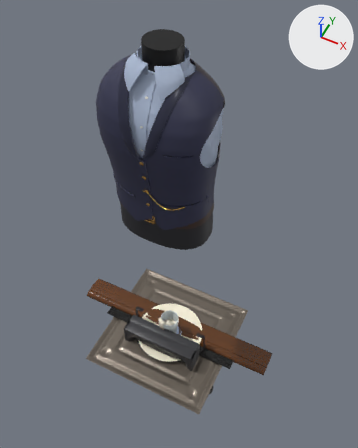
What one commit did to the glTF model assets/models/bar_intro.glb.
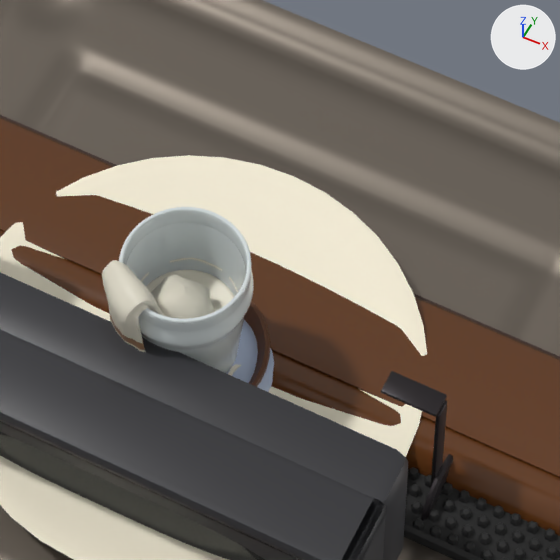
Each version is shown whole from a camera (50 mm lens) standing at (0.606, -1.109, 2.245) and looking at (-0.032, 0.166, 0.651), then close up on the part from 40% to 62% of the width and 63% to 80% of the height. Arrows for +X, +Y and +Z are at upper right; the lights stay in place. The older version's two pictures come first. Vertices at exactly the same position are counted once.

Before the edit, the objects in view are built like this:
```python
me_barcrt = bpy.data.meshes.new('BarCrt')
me_barcrt.from_pydata(...)  # 2969 vertices, 5576 faces; spans x -0.192..0.192, y -0.136..0.27, z -0.244..0.114
me_barcrt.materials.append(mat_crt_body)  # dark grey #353538
me_barcrt.materials.append(mat_crt_bezel)  # black #161619
me_barcrt.materials.append(mat_crt_glass)  # black #212729
me_barcrt.materials.append(mat_crt_btn)  # dark grey #505055
me_barcrt.materials.append(mat_crt_led)  # red #e72727
me_barcrt.materials.append(mat_crt_grille)  # black #101012
me_barcrt.materials.append(mat_cable)  # black #161616
me_barcrt.materials.append(mat_rubber)  # black #1d1d1d
me_barcrt.materials.append(mat_iron)  # dark grey #302c2f
me_cntrail = bpy.data.meshes.new('CntRail')
me_cntrail.from_pydata(...)  # 76 vertices, 144 faces; spans x -0.5..0.5, y 0.003..0.128, z -0.05..0.026
# faces by material slot: [132, 12]
me_cntrail.materials.append(mat_rail)  # brown #613819
me_cntrail.materials.append(mat_wood_dk)  # brown #301607
me_towelwrap = bpy.data.meshes.new('TowelWrap')
me_towelwrap.from_pydata(...)  # 2532 vertices, 5056 faces; spans x -0.046..0.04, y -0.053..0.038, z -0.004..0.161
# faces by material slot: [4960, 96]
me_towelwrap.materials.append(mat_cloth)  # pale yellow #dfdac8
me_towelwrap.materials.append(mat_cloth_stripe)  # brown #956f50
ob_barcrt = bpy.data.objects.new('BarCrt', me_barcrt)
ob_barcrt.location = (0.0, 0.0, 0.0)
ob_cntrail = bpy.data.objects.new('CntRail', me_cntrail)
ob_cntrail.location = (0.0, 0.0, 0.0)
ob_towelwrap = bpy.data.objects.new('TowelWrap', me_towelwrap)
ob_towelwrap.location = (0.0, 0.0, 0.0)
# also in view: 'BarMat' at (0.0, 0.0, 0.006); 'Pint' at (0.0, 0.0, 0.075); 'UpperArmL' at (0.002, -0.005, -0.138); 'TinTile' at (0.0, 0.0, -0.007); 'PendDiffuser' at (0.0, 0.0, 0.02)
```
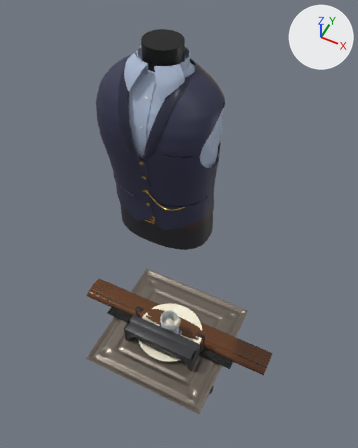
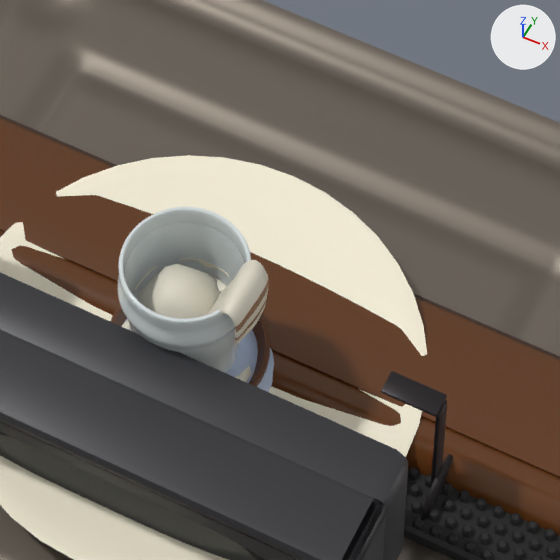
Where the change shows, as pixel boxes [x1, y1, x2, y2] in the close-ups (560 x 560 px; the box of a moved part takes in the faces that stretch with it):
```json
{"object": "TowelWrap", "change": "reshaped", "before": [102, 260, 241, 376], "after": [122, 264, 252, 382], "on screen": "6% narrower"}
{"object": "TowelBand", "change": "added", "after": [207, 260, 269, 345], "faces in mat_cloth (pale yellow #dfdac8)": [207, 260, 269, 345], "faces in mat_cloth_stripe (brown #956f50)": [235, 278, 269, 341]}
{"part": 1, "of": "me_towelwrap", "change": "rebuilt", "before": [151, 275, 214, 319], "after": [138, 264, 220, 319], "on screen": "30% wider, 24% taller"}
{"part": 2, "of": "me_towelwrap", "change": "moved or reshaped", "before": [102, 260, 241, 376], "after": [122, 320, 252, 382], "on screen": "mostly hidden afterwards"}
```

The change, as JSON lines over the scene's bpy script:
```json
{"block": "me_towelwrap", "where": "# used by ob_towelwrap; location = (0.0, 0.0, 0.0)"}
{"op": "remove", "block": "me_towelwrap", "code": "me_towelwrap.from_pydata(...)  # 2532 vertices, 5056 faces; spans x -0.046..0.04, y -0.053..0.038, z -0.004..0.161"}
{"op": "add", "block": "me_towelwrap", "code": "me_towelwrap.from_pydata(...)  # 2492 vertices, 4976 faces; spans x -0.048..0.047, y -0.048..0.046, z -0.004..0.126"}
{"block": "me_towelwrap", "change": "me_towelwrap part 1: the loose piece of 162 vertices spanning x -0.029..0.021, y -0.028..0.02, z 0.055..0.117 is rebuilt with 162 vertices and now spans x -0.032..0.026, y -0.032..0.026, z 0.053..0.126"}
{"block": "me_towelwrap", "change": "me_towelwrap part 2: 27 vertices moved within x -0.037..0.033, y -0.033..0.035, z -0.002..0.035; 1806 vertices removed from x -0.046..0.04, y -0.053..0.038, z -0.003..0.161; 1766 vertices added at x -0.048..0.047, y -0.048..0.046, z -0.003..0.046"}
{"op": "remove", "block": "me_towelwrap", "code": "me_towelwrap.materials.append(mat_cloth_stripe)  # brown #956f50"}
{"op": "add", "block": "me_towelband", "code": ["me_towelband = bpy.data.meshes.new('TowelBand')", "me_towelband.from_pydata(...)  # 562 vertices, 1120 faces; spans x 0.0137..0.0545, y -0.0249..0.0233, z 0.0932..0.1583", "# faces by material slot: [1024, 96]", "me_towelband.materials.append(mat_cloth)  # pale yellow #dfdac8", "me_towelband.materials.append(mat_cloth_stripe)  # brown #956f50"]}
{"op": "add", "block": "ob_towelband", "code": ["ob_towelband = bpy.data.objects.new('TowelBand', me_towelband)", "ob_towelband.location = (0.0, 0.0, 0.0)"]}
```
